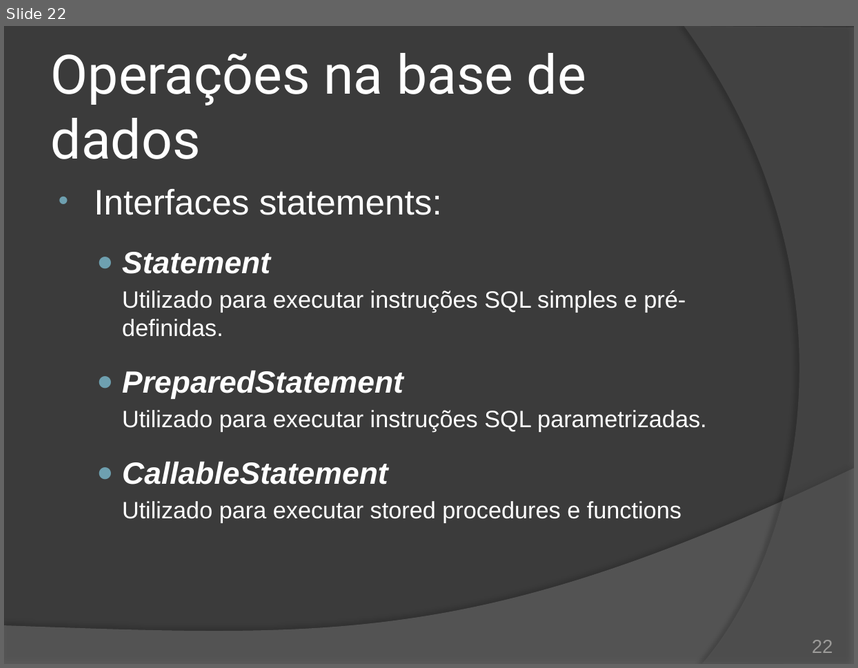
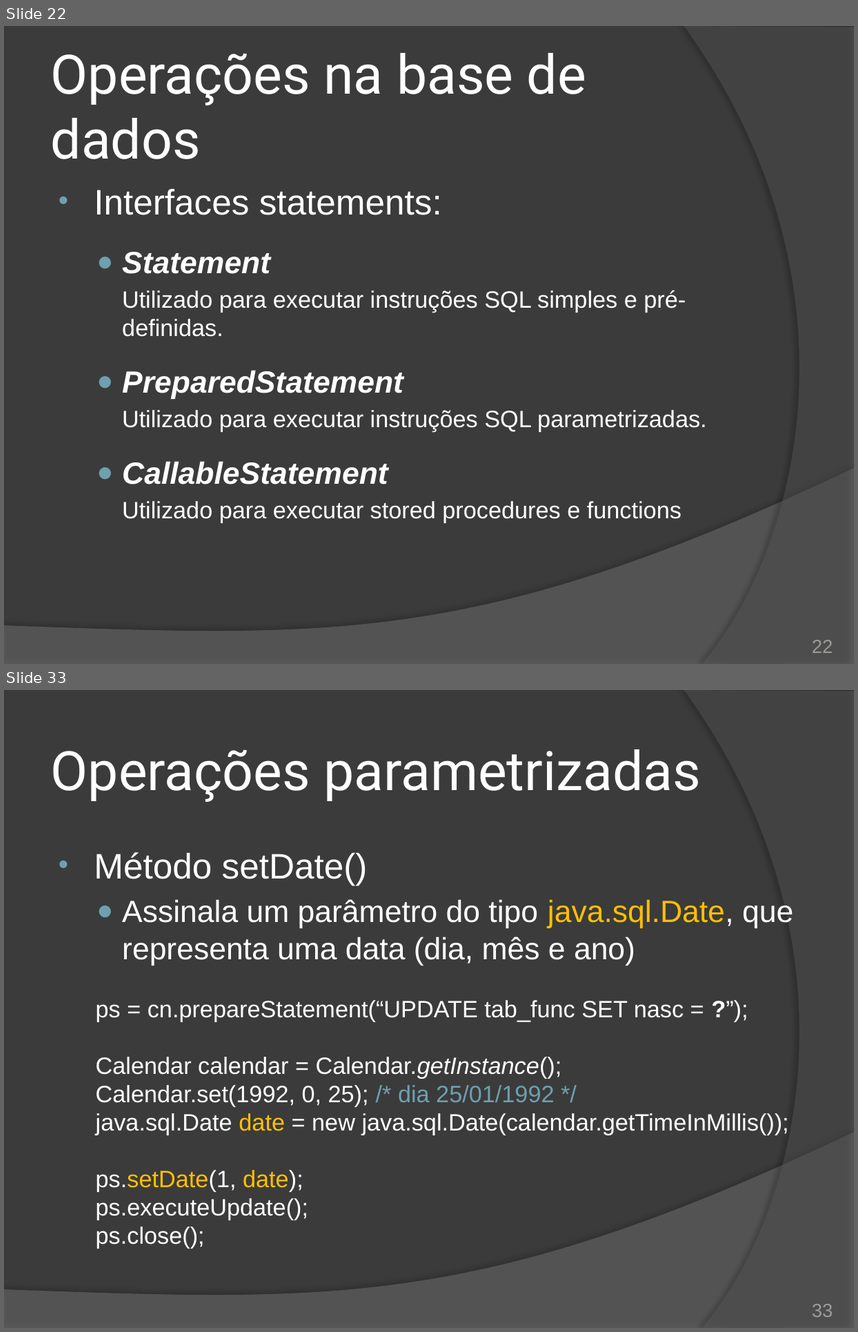
Before and after one commit to duchesqui/slzvieira-training, a slide deck: 2-Java-Programmer-Modulo-II/19.Capitulo11.pptx. Shown one above the other, each under a label of ours: slide 22 before the commit, slides 22 and 33 after it; the slides between them are not shown. The pictures are 858x668 and 858x1332 pixels, drawn with LibreOffice and Linux fonts; fonts in the diff are those of the drawing. Boxes give left, top, right and bottom in pixels: in the first picture for what was removed or moved away, otherwise in the second. Text is boxed around its words. In the diff, an @@ line names an element or a change of style, - is before the commit and + after.

```diff
--- a/2-Java-Programmer-Modulo-II/19.Capitulo11.pptx
+++ b/2-Java-Programmer-Modulo-II/19.Capitulo11.pptx
@@ slide 33 added at <box>4,690,854,1328</box>, background #3B3B3B; not listed: 2 template elements that a slide beside it also shows @@
@@ title added at <box>51,749,700,802</box>, 46 pt, text #FFFFFF @@
+Operações parametrizadas
@@ text added at <box>94,852,793,1248</box>, 20 pt, text #FFFFFF @@
+• Método setDate()
+  ● Assinala um parâmetro do tipo java.sql.Date, que representa uma data (dia, mês e ano)
+  ps = cn.prepareStatement(“UPDATE tab_func SET nasc = ?”);
+  Calendar calendar = Calendar.getInstance();
+  Calendar.set(1992, 0, 25); /* dia 25/01/1992 */
+  java.sql.Date date = new java.sql.Date(calendar.getTimeInMillis());
+  ps.setDate(1, date);
+  ps.executeUpdate();
+  ps.close();
@@ page number added at <box>812,1303,833,1317</box>, 16 pt, text #9D9B9A @@
+33
```
Also in this commit, not shown: 12 slides changed, 19 other slides added, 2 slides removed, 2 other files.
